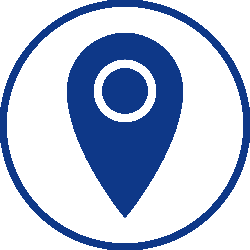
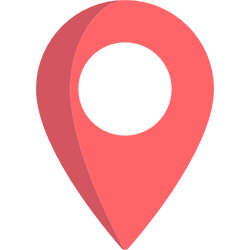
Before/after of a 250 x 250 layered artwork. What changed in the layer stack:
added layer "placeholder" above "Layer 1" over [36, 0, 214, 250]
hid "Layer 1" over [0, 0, 250, 250]
